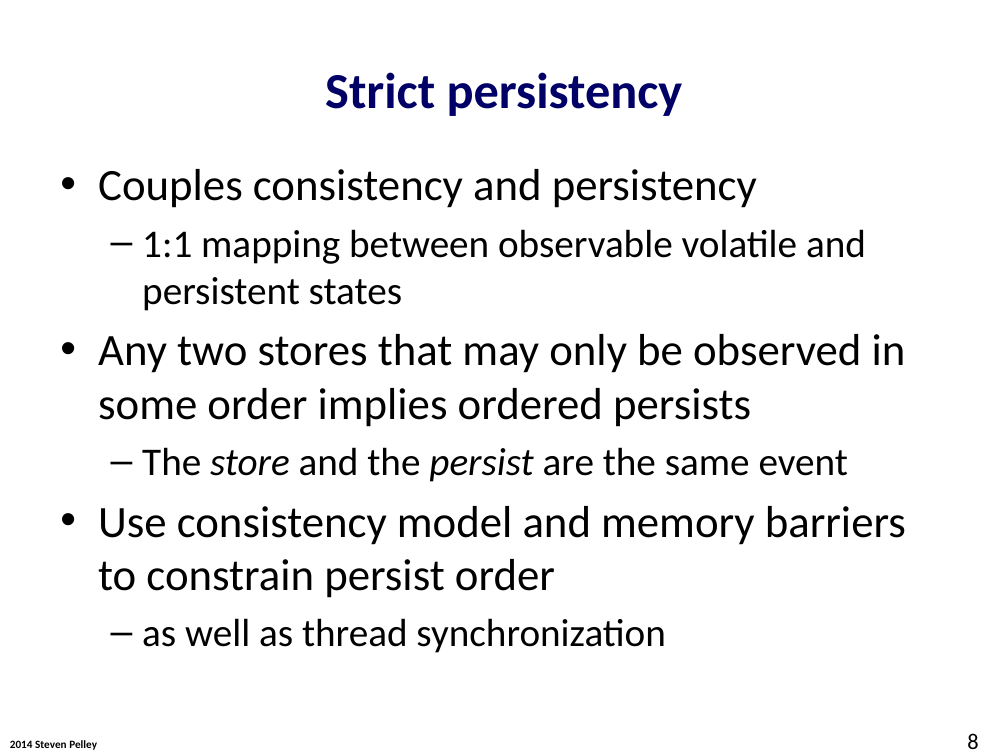
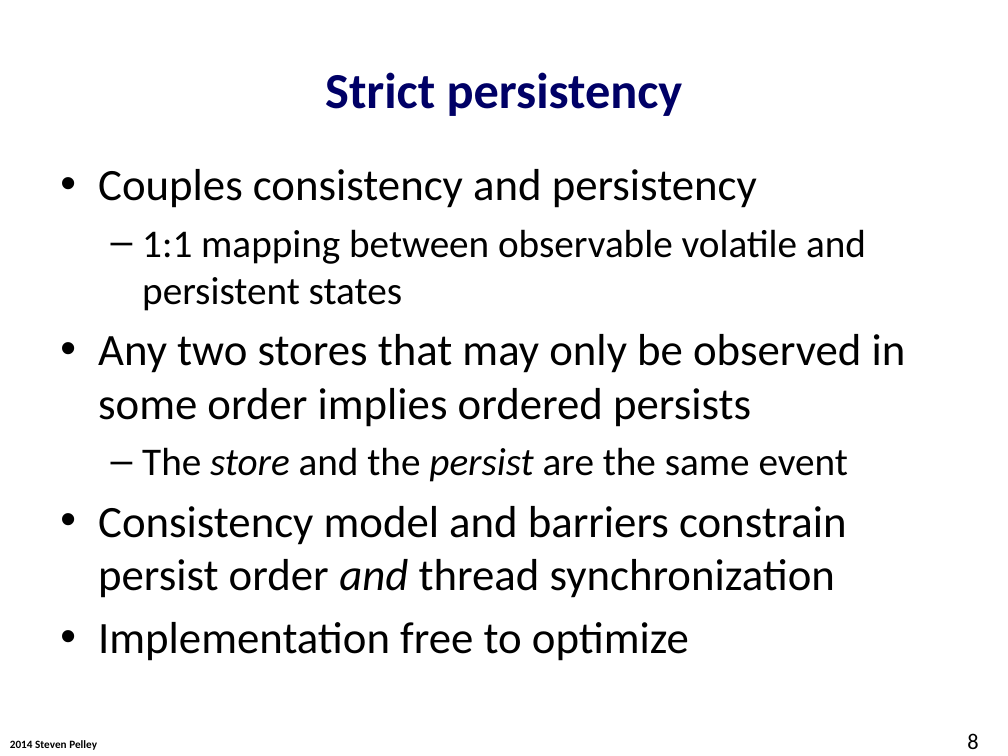
Before and after one commit to Abulila/dissertation, a slide deck: slide 8 of proposal/defense.pptx. Drawn at 1008x756 pixels with LibreOffice and Linux fonts; fonts in the diff are those of the drawing; background and template pictures are left out. Boxes give left, top, right and bottom in pixels: in the first picture for what was removed or moved away, otherwise in the second. Text is boxed around its words. In the diff, an @@ line names an element or a change of style, - is before the commit and + after.

```diff
--- a/proposal/defense.pptx
+++ b/proposal/defense.pptx
@@ text at (98, 506, 847, 661): text changed @@
-• Use consistency model and memory barriers to constrain persist order
-  – as well as thread synchronization
+• Consistency model and barriers constrain persist order and thread synchronization
+• Implementation free to optimize
```
Also in this commit, not shown: 11 other slides changed, 4 slides added.
